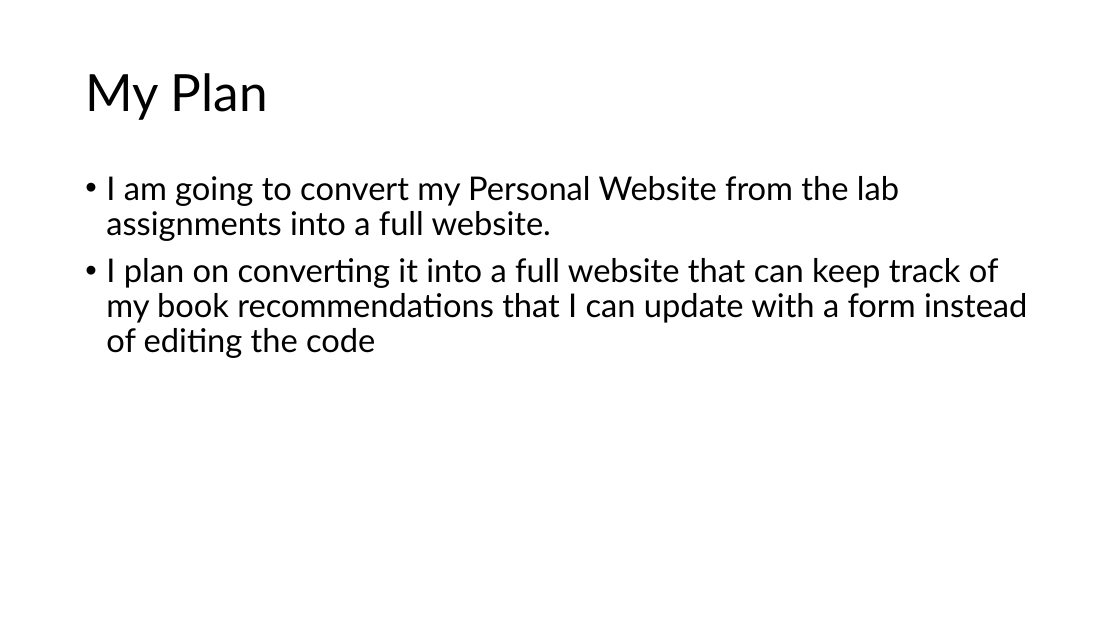
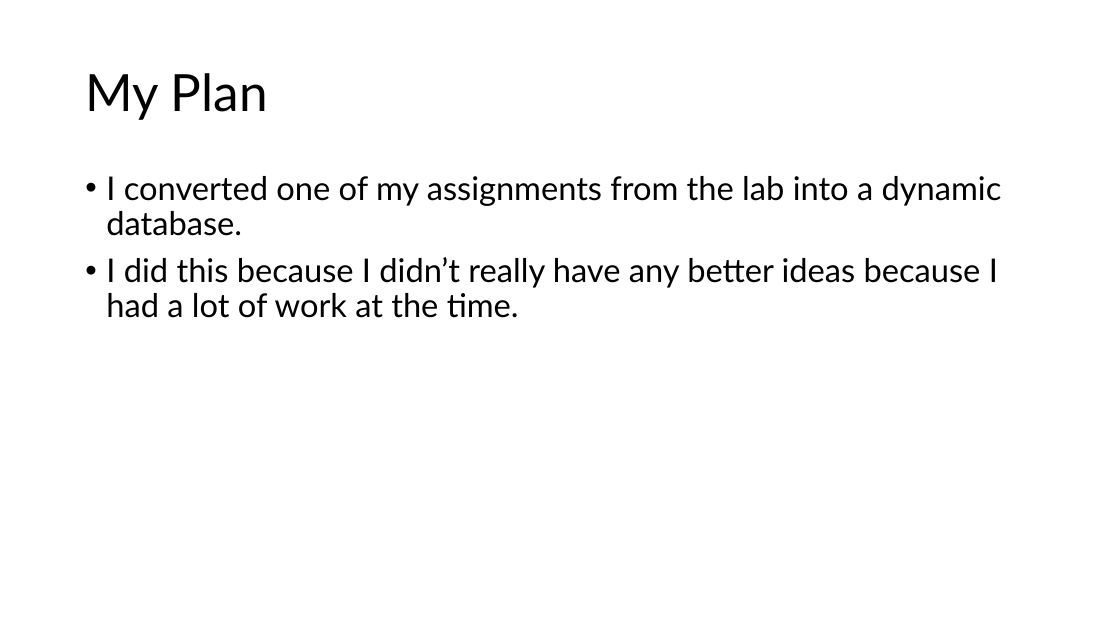
Before and after one commit to thehappycamden/thehappycamden.github.io, a slide deck: slide 2 of documentation/My Website.pptx. Drawn at 1120x630 pixels with LibreOffice and Linux fonts; fonts in the diff are those of the drawing. Boxes give left, top, right and bottom in pixels: in the first picture for what was removed or moved away, otherwise in the second. Text is boxed around its words. In the diff, an @@ line names an element or a change of style, - is before the commit and + after.

```diff
--- a/documentation/My Website.pptx
+++ b/documentation/My Website.pptx
@@ text at <box>106,176,1002,318</box>: text changed @@
-• I am going to convert my Personal Website from the lab assignments into a full website.
-• I plan on converting it into a full website that can keep track of my book recommendations that I can update with a form instead of editing the code
+• I converted one of my assignments from the lab into a dynamic database.
+• I did this because I didn’t really have any better ideas because I had a lot of work at the time.
```
Also in this commit, not shown: 4 slides added, 1 slide removed, 12 other files.
